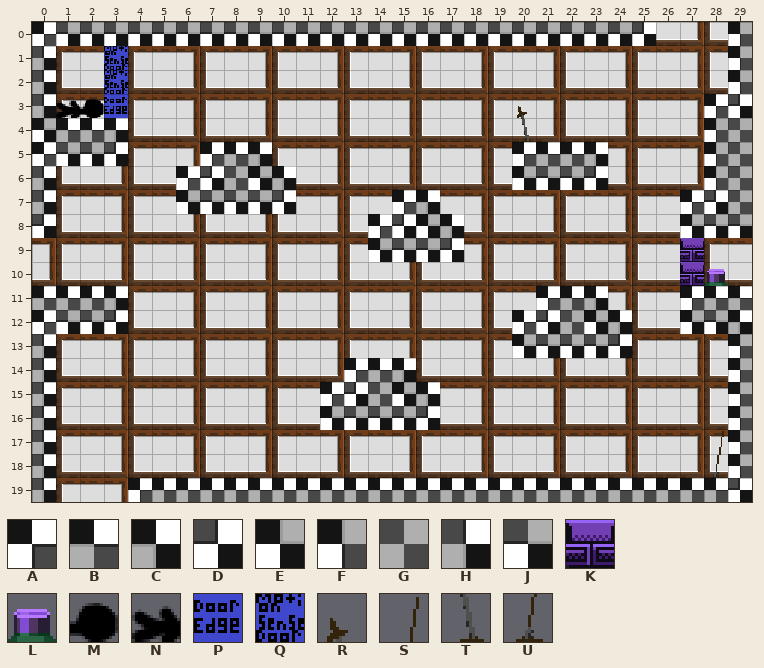
A Tiled map gets an edit: Assets/maps/HubRooms/2 - Lower Class Rooms/B7 room.tmx. That is the earlier state.
Cells are 16x16 px. Shown: x 0..29, y 0..19.
Key: from "Checkboard tileset": A 0, B 1, C 2, D 3, E 4, F 5, G 6, H 7, J 11; from "PlaceholderSprites": K 28, L 58, M 62 flipped on the other diagonal, N 77 flipped on the other diagonal; from "Possible Extra Art": P 5 turned 90, Q 6 turned 90; from "decorative_props": R 70 flipped left-right, S 71 flipped left-right, T 86 flipped left-right, U 87 flipped left-right.
_ is an empty cell.
Layers that did not change in this view are not listed.
Layer "ground" before, first column x 0:
 0 AJJJJJJJJJJJJJJJJJJJJJJJJD___F
 1 H____________________________F
 2 H____________________________F
 3 H___________________________AD
 4 EBBC________________________FG
 5 AJJD___ABC__________ABBC____FG
 6 H_____ADGEC_________EJJD____FG
 7 H_____EJJJD____AC__________ADG
 8 D_____________ADEC_________EJJ
 9 ______________EJJD____________
10 ______________________________
11 BBBC_________________ABC___ABB
12 AJJD________________ADGEC__EJC
13 H___________________EJJJD____F
14 H____________ABC_____________F
15 H___________ADGEC____________F
16 H___________EJJJD____________F
17 H____________________________F
18 H____________________________F
19 H___ABBBBBBBBBBBBBBBBBBBBBBBBD
Layer "annotations (for game objects)" before, first column x 0:
 0 ______________________________
 1 ___Q__________________________
 2 ___Q__________________________
 3 _NMP__________________________
 4 ______________________________
 5 ______________________________
 6 ______________________________
 7 ______________________________
 8 ______________________________
 9 ______________________________
10 ____________________________L_
11 ______________________________
12 ______________________________
After:
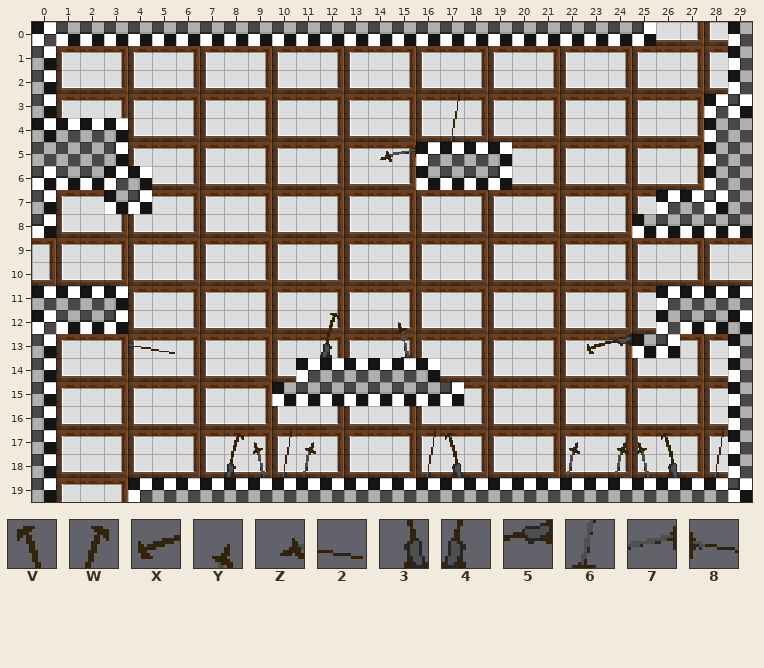
Further tiles: from "decorative_props": V 69, W 69 flipped left-right, X 69 turned 270, Y 70, Z 70 flipped on the diagonal, 2 71 flipped on the other diagonal, 3 85, 4 85 flipped left-right, 5 85 turned 270, 6 86, 7 86 flipped on the diagonal, 8 87 flipped on the other diagonal.
Tiles of an added or newly shown layer are drawn over the layers below it.
Edits made:
Changed rows in their new state; . is an unchanged cell.
Layer "onoff2-defaulton(purple)":
first column x 20:
 3 _
 4 _
first column x 27:
 9 _
10 _
Layer "ground":
first column x 0:
 3 .................S..........
 4 C................U..........
 5 GGGH...___......ABBC____....
 6 DJJAC._____.....EJJD____....
 7 ...ED._____....__.........AB
 8 ..............____.......EJJ
 9 ..............____..........
11 .....................___..AB
12 ............W......._____.FJ
13 ............4.......___X5ED.
14 ...........ABB.BC...........
15 ..........EJJJJJJD..........
16 ............_____...........
17 ........WR.Y.....V......YR..
18 ........4T.6.....3......6T..
Layer "annotations (for game objects)":
first column x 1:
 1 .._
 2 .._
 3 ___
first column x 28:
10 _
Layer "floating spear" (added):
first column x 14:
 5 Z7
first column x 15:
12 R
13 T
first column x 10:
17 S.....S.....Y...V
18 U.....U.....6...3
Layer "foreground":
first column x 4:
13 82
